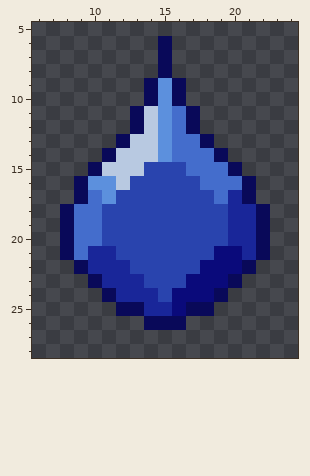
Pixel-art sprite: Assets/Art/Diggables/Gems/Uncommon_Gem.png. The picture above was drawn from the file before the commit.
The file is 32x32 pixels. Shown: x 6..24, y 5..28.
New version:
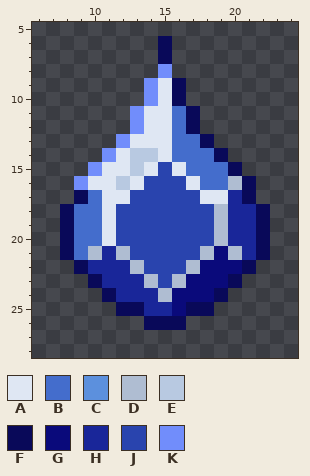
Palette (. is transparent): A #dfe7f3  B #446dcc  C #5c90dd  D #afbdd2  E #b8c9e1  F #090959  G #0a0a7b  H #192699  J #2944ae  K #718dfb
What changed:
y 8: x 15 F -> K
y 9..10: x 14..15 FC -> KA
y 11..12: x 13..15 FEC -> KAA
y 13: x 12..15 FEEC -> KAAA
y 14: x 11..12 FE -> KA; x 15 C -> A
y 15: x 10..12 FEE -> KAA; x 14 J -> A; x 16 J -> A
y 16: x 9..11 FCC -> KAA; x 13 J -> A; x 17 J -> A; x 20 B -> D
y 17: x 11..12 CJ -> AA; x 18..19 JB -> AA
y 18..20: x 11 J -> A; x 19 J -> D
y 21: x 10 H -> D; x 12 J -> D; x 18 J -> D; x 20 G -> D
y 22: x 13 J -> D; x 17 J -> D
y 23: x 14 J -> D; x 16 J -> D
y 24: x 15 J -> D
Where, in picture pixels (left, top, right, bottom), the same in both pictures:
changed: (74, 64, 242, 302)
